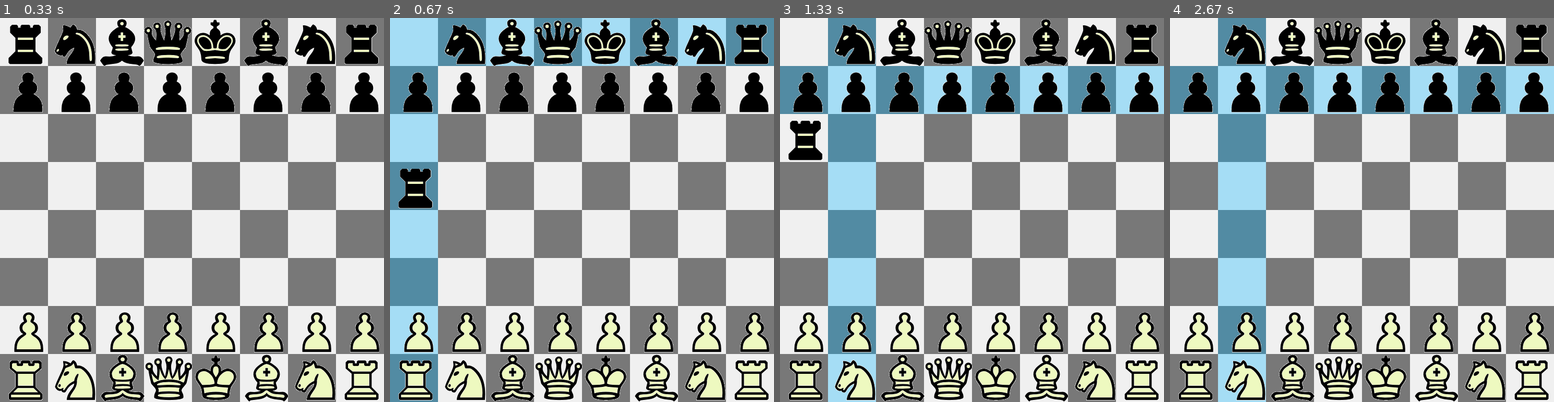
Above: before the commit, frames 1-4 (left to right).
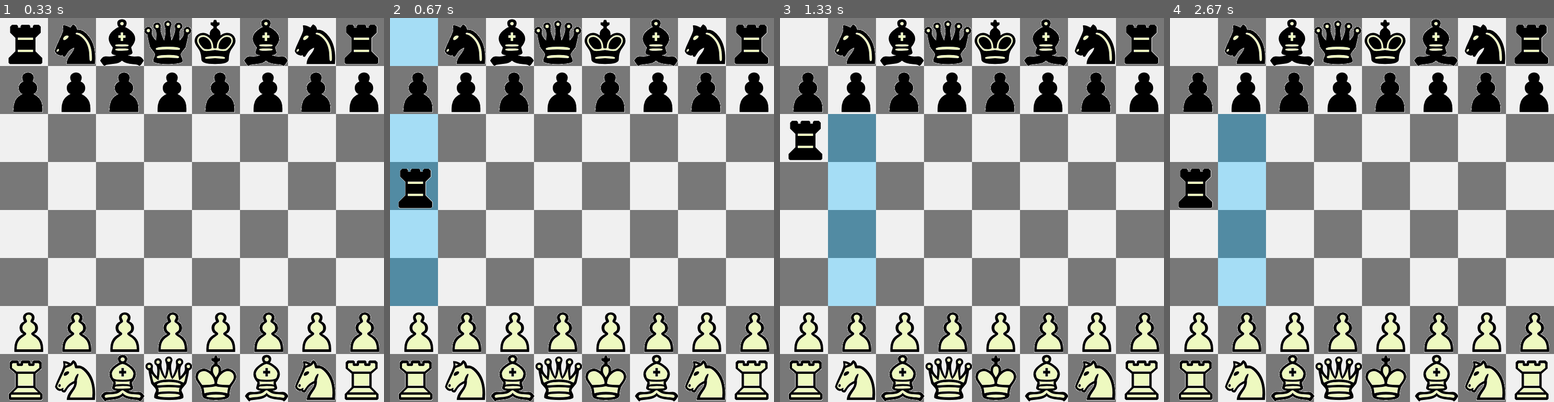
Above: after the commit, the same moments.

Repository: HighASG936/MyChess
Game: pygame game, started from Chess.py
The game is run twice, just before and just after one commit, with the same random seed, the same clock (stepped at 60 frames per second) and the same inputs.
Inputs (mouse positions are in pixels of both pictures, inside the frame that each line leads up to):
- Up to frame 1 (0.33 s): no input
- Up to frame 2 (0.67 s): press the mouse at (413, 41) at 0.37 s; move the mouse to (439, 98) at 0.47 s; release the mouse at (462, 152) at 0.6 s
- Up to frame 3 (1.33 s): click (1029, 75) at 0.72 s; click (872, 67) at 1.05 s
- Up to frame 4 (2.67 s): click (1223, 198) at 1.38 s; click (1362, 256) at 1.72 s; click (1308, 129) at 2.05 s; click (1438, 179) at 2.38 s

Frame 1 is identical in both runs. In frame 2, 8.5% of the frame differs, in the area x 0-100%, y 0-100%; in frame 3, 11%; in frame 4, 12%.

Commit message:
pff, at least now it delete some markers

Diff:
--- a/Chess.py
+++ b/Chess.py
@@ -65,7 +65,7 @@
 
         for piece in self.chess_set.Pieces_Group:
             if piece.dragging:
-                self.board.movs.draw_markers(piece, [self.last_x, self.last_y] )
+                self.board.movs.draw_markers(piece, [self.last_x, self.last_y], self.Pieces_group )
                 piece.rect.topleft = self._snap_piece(piece)
                 break
         self.chess_set.Pieces_Group.draw(self.screen)
--- a/chess_set.py
+++ b/chess_set.py
@@ -85,7 +85,3 @@
         self.rect = self.image.get_rect()
         self.rect.topleft = self.coord  #Coordenates of piece
         self.screen.blit(self.image, self.rect)
-
-    def copy(self):
-        new_piece = Piece(self.chess_game, self.image, self.name, self.color, self.coord)
-        return new_piece
--- a/movements.py
+++ b/movements.py
@@ -12,7 +12,6 @@
         self.board = chessboard
         self.surface_size = (self.settings.tile_size, self.settings.tile_size)
         self.marker_color = self.settings.marker_color
-
         offset = lambda a: int(a * (self.settings.tile_size))
 
         king = [ [offset(i), offset(j)]
@@ -27,8 +26,8 @@
 
         queen = rook + bishop
 
-        pawn = [[0, offset(j)] for j in range(3)] + \
-               [[offset(i), offset(1)] for i in [-1, 1]]
+        pawn = [[0, offset(j)] for j in range(3)] # + \
+               # [[offset(i), offset(1)] for i in [-1, 1]]
 
         knight = [[0, 0]] + \
                  [[k*offset(1), l*offset(2)] for k in [-1, 1] for l in [-1, 1] ] + \
@@ -43,7 +42,7 @@
         list_moves = a + (direction*b)
         possible_moves = [tuple(coord)
                           for coord in list_moves
-                          if all(x <= self.settings.board_size for x in coord)]
+                          if all(x < self.settings.board_size for x in coord)]
         return possible_moves
 
     def _get_possible_movs(self, piece, locate=None, grouppieces=None):
@@ -59,22 +58,14 @@
 
         if grouppieces != None:
             #Copy Piece_Group
-            group = sprite.Group()
             for item in grouppieces:
-                group.add_internal(item.copy())
-
-            #Remove dragged piece from Piece_Group
-            group.remove(piece)
-
-            for piece in group:
-                if piece.coord in all_movs:
-                    possible_moves.remove(piece.coord)
-                    print(len(possible_moves))
+                if item.coord in possible_moves and piece.coord != item.coord:
+                    possible_moves.remove(item.coord)
         return possible_moves
 
-    def draw_markers(self, piece, locate):
+    def draw_markers(self, piece, locate, grouppieces=None):
         Marker_Surface = Surface(self.surface_size, SRCALPHA)
-        possible_movs = self._get_possible_movs(piece, locate, None)
+        possible_movs = self._get_possible_movs(piece, locate, grouppieces)
         for possible_mov in possible_movs:
             Marker_Surface.fill(self.marker_color)
             self.board.screen.blit(Marker_Surface, possible_mov)
